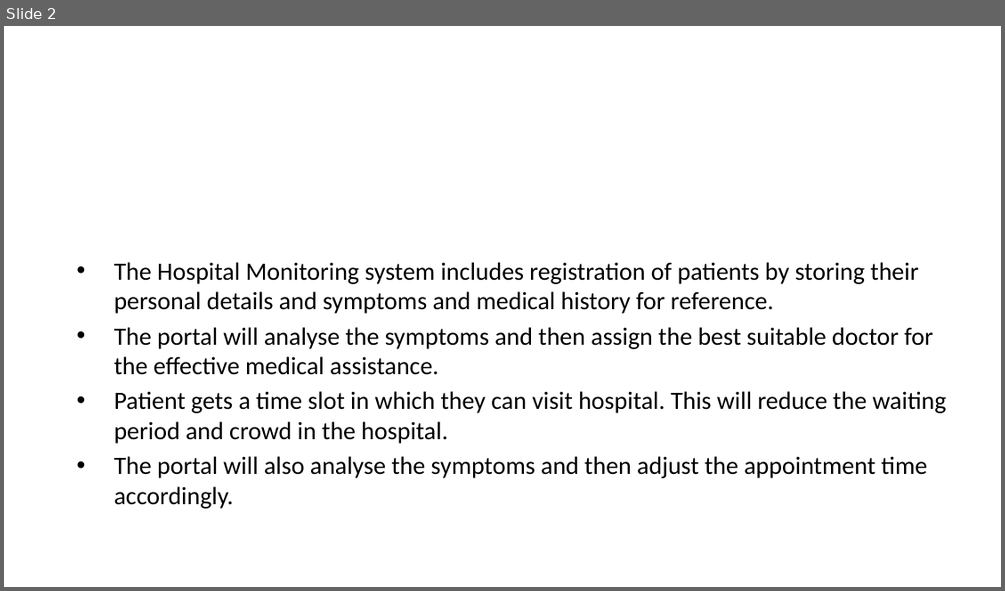
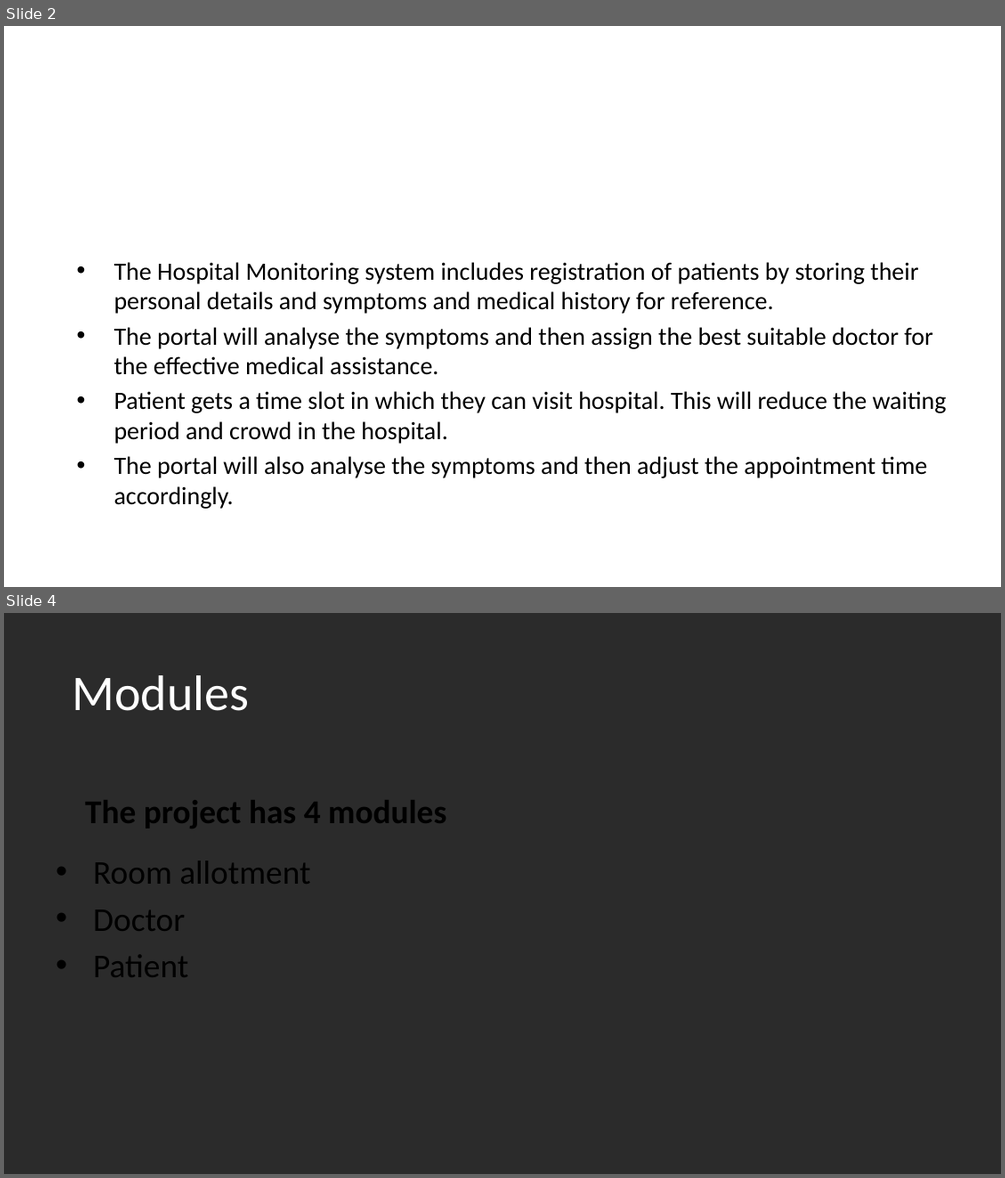
Before and after one commit to shereen3351/project1, a slide deck: ppt.pptx. Shown one above the other, each under a label of ours: slide 2 before the commit, slides 2 and 4 after it; the slides between them are not shown. The pictures are 1005x591 and 1005x1178 pixels, drawn with LibreOffice and Linux fonts; fonts in the diff are those of the drawing; background and template pictures are left out; a plain dark background stands for a picture behind light text. Boxes give left, top, right and bottom in pixels: in the first picture for what was removed or moved away, otherwise in the second. Text is boxed around its words. In the diff, an @@ line names an element or a change of style, - is before the commit and + after.

```diff
--- a/ppt.pptx
+++ b/ppt.pptx
@@ slide 4 added at (x1=4, y1=613, x2=1001, y2=1174), background picture (left out) @@
@@ title added at (x1=72, y1=675, x2=249, y2=711), 36 pt, text #FFFFFF @@
+Modules
@@ text added at (x1=85, y1=800, x2=446, y2=828), 24 pt, text #000000, bold @@
+The project has 4 modules
@@ text added at (x1=93, y1=861, x2=310, y2=977), 24 pt, text #000000 @@
+• Room allotment
+• Doctor
+• Patient
```
Also in this commit, not shown: 7 other slides added, 3 slides removed.
